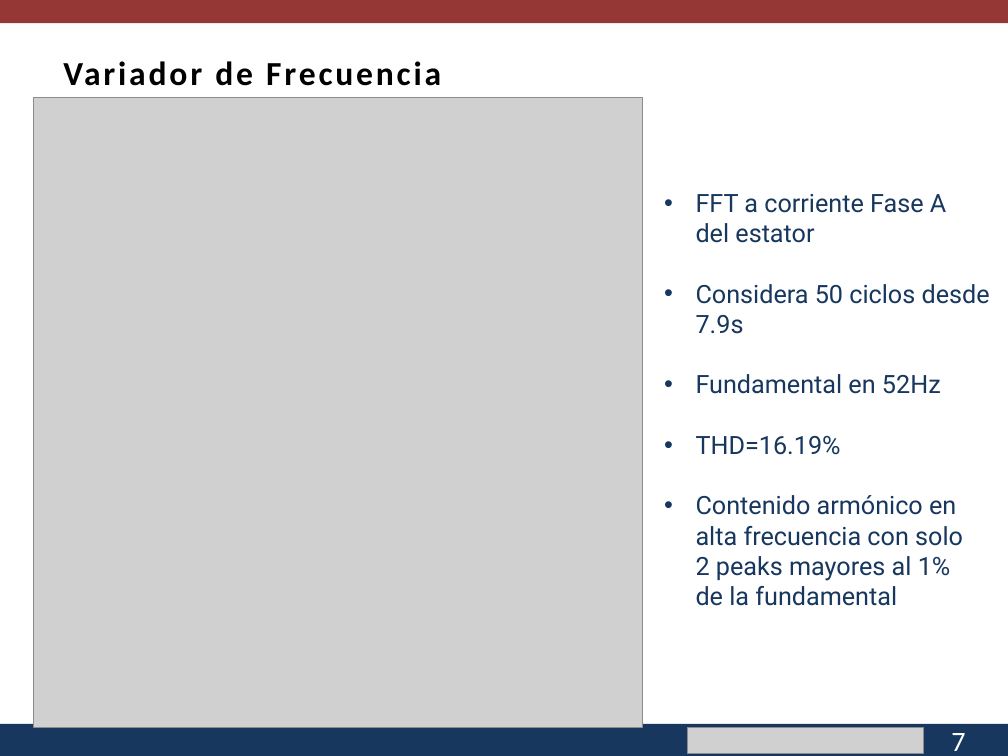
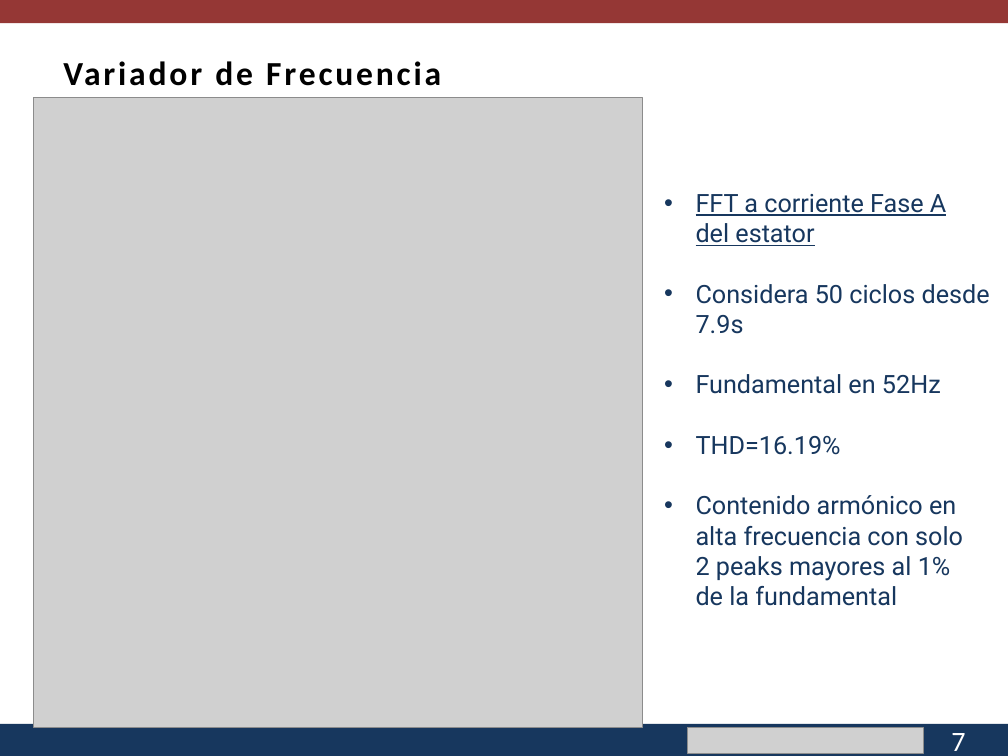
Before and after one commit to cisternashdiego/Proyecto1, a slide deck: slide 8 of Segunda Mesa.pptx. Drawn at 1008x756 pixels with LibreOffice and Linux fonts; fonts in the diff are those of the drawing; grey boxes stand for pictures; background and template pictures are left out. Boxes give left, top, right and bottom in pixels: in the first picture for what was removed or moved away, otherwise in the second. Text is boxed around its words. In the diff, an @@ line names an element or a change of style, - is before the commit and + after.

```diff
--- a/Segunda Mesa.pptx
+++ b/Segunda Mesa.pptx
@@ text at <box>696,194,946,246</box>: underline on in "FFT a corriente Fase A del estator" @@
```
Also in this commit, not shown: 6 other slides changed, 5 slides added, 4 slides removed, 2 other files.
